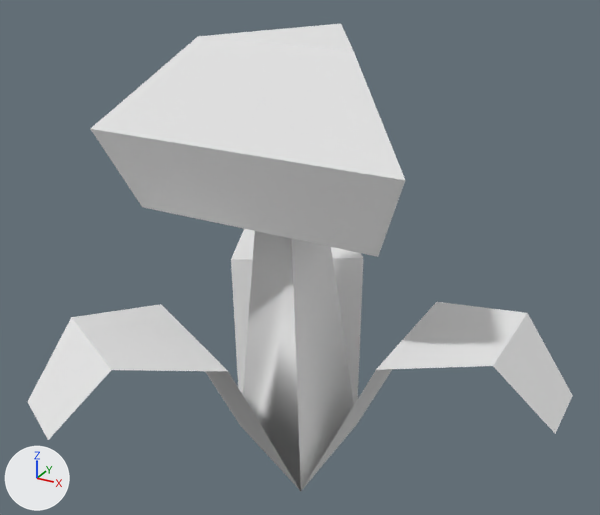
Two versions of the OBJ model DynamicLab/Assets/Nature Kit/Models/OBJ format/flower_purpleB.obj, one commit apart.
Both versions are drawn from a camera (50 mm lens) standing at (0.174, -0.315, 0.265) and looking at (0.005, -0.008, 0.111). The axes (+X, +Y, +Z) are drawn at lower left. The lights are the same throughout. The older version comes first. Where no turn or scale is listed for an object, it has been applied to the vertices.

Script lines for the objects in view, before the commit:
```python
mat_colorpurple = principled_material('colorPurple')
mat_colorpurple.base_color = (0.8, 0.8, 0.8)  # white #e7e7e7
mat_colorpurple.roughness = 1.0
mat_grass = principled_material('grass')
mat_grass.base_color = (0.8, 0.8, 0.8)  # white #e7e7e7
mat_grass.roughness = 1.0
me_flower_purpleb = bpy.data.meshes.new('flower_purpleB')
me_flower_purpleb.from_pydata(...)  # 48 vertices, 77 faces; spans x -0.079..0.129, y -0.12..0.12, z 0.0..0.208
# faces by material slot: [43, 34]
me_flower_purpleb.materials.append(mat_grass)  # white #e7e7e7
me_flower_purpleb.materials.append(mat_colorpurple)  # white #e7e7e7
ob_flower_purpleb = bpy.data.objects.new('flower_purpleB', me_flower_purpleb)
ob_flower_purpleb.location = (0.0, 0.0, 0.0)
```
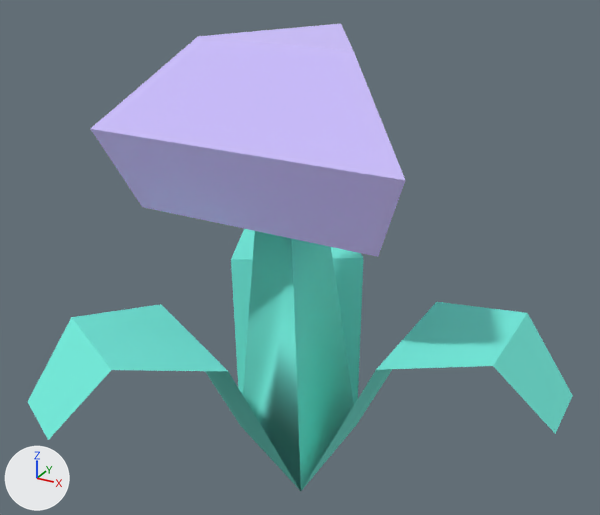
Where the change shows, as pixel boxes [x1, y1, x2, y2] in the pictures (600 x 515 px):
```json
{"object": "flower_purpleB", "change": "recoloured", "before": [28, 24, 573, 491], "after": [28, 24, 573, 491]}
```

Edits to the scene script, one JSON object a line:
```json
{"op": "set", "path": "mat_grass.base_color", "old": "(0.8, 0.8, 0.8)", "new": "(0.173, 0.847, 0.722)", "note": "white #e7e7e7 -> cyan #73eddd"}
{"op": "set", "path": "mat_colorpurple.base_color", "old": "(0.8, 0.8, 0.8)", "new": "(0.624, 0.537, 1.0)", "note": "white #e7e7e7 -> blue #cfc2ff"}
```
